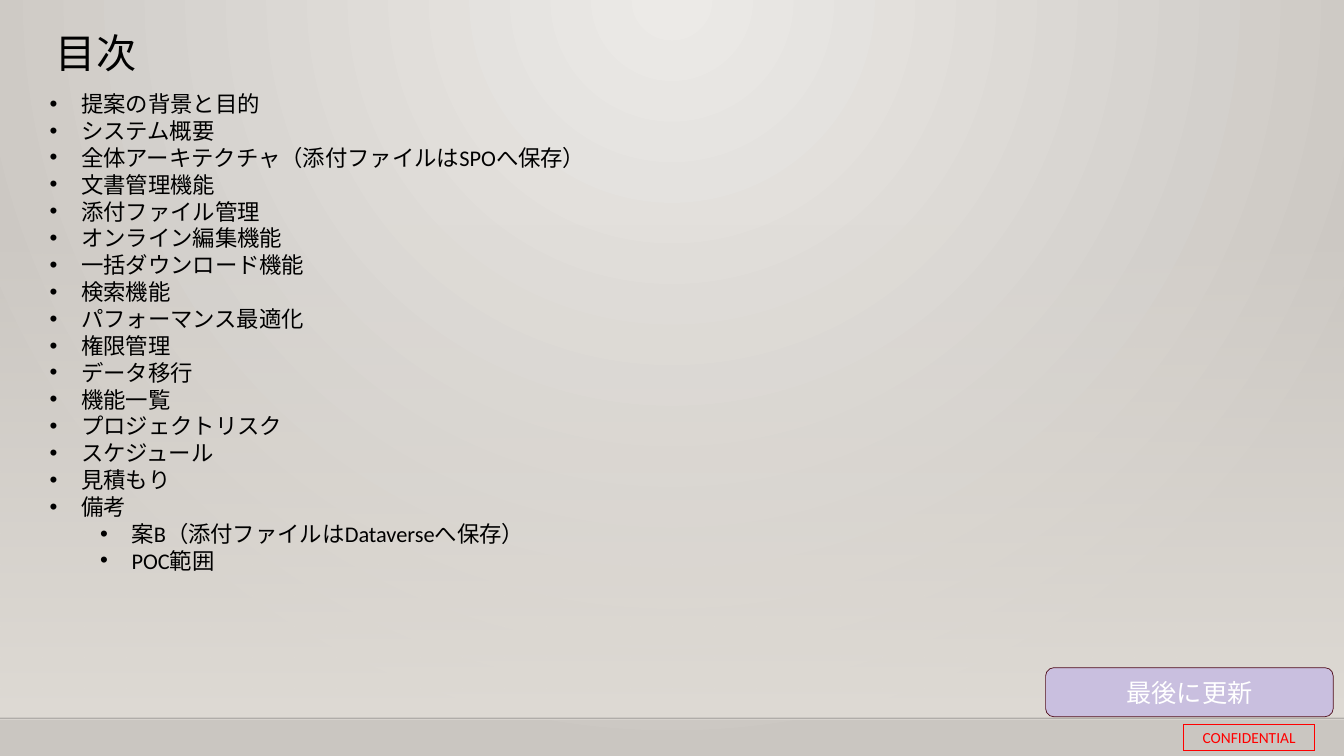
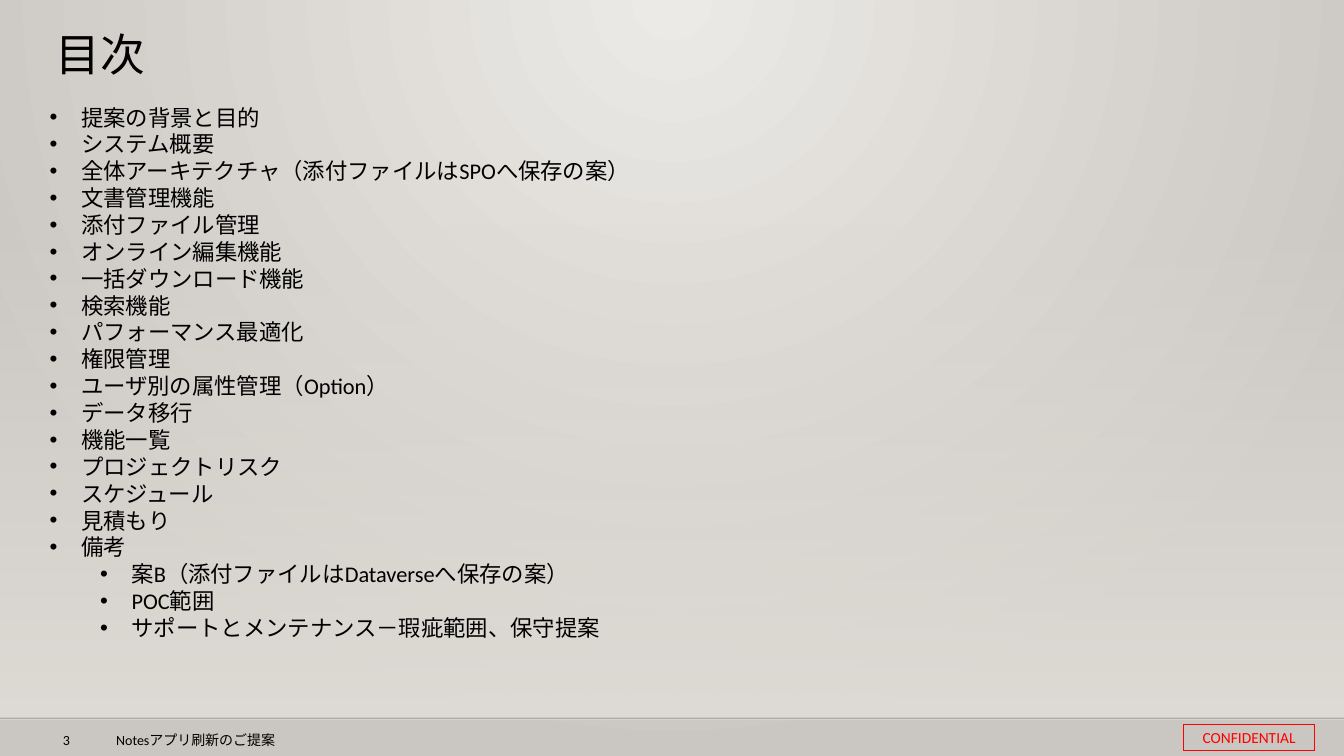
Before and after one commit to 0494938/Notes--CMS-Online, a slide deck: slide 3 of Notesアプリ刷新プロジェクト提案見積もり.pptx. Drawn at 1344x756 pixels with LibreOffice and Linux fonts; fonts in the diff are those of the drawing; background and template pictures are left out. Boxes give left, top, right and bottom in pixels: in the first picture for what was removed or moved away, otherwise in the second. Text is boxed around its words. In the diff, an @@ line names an element or a change of style, - is before the commit and + after.

```diff
--- a/Notesアプリ刷新プロジェクト提案見積もり.pptx
+++ b/Notesアプリ刷新プロジェクト提案見積もり.pptx
@@ title "目次" at (56, 33, 146, 75): size 28.8 to 32 pt @@
@@ text "提案の背景と目的": place and size @@
-text "提案の背景と目的" at (81, 93, 585, 571)
+text "提案の背景と目的" at (81, 107, 630, 638)
@@ text at (81, 160, 630, 181): text changed @@
-• 全体アーキテクチャ（添付ファイルはSPOへ保存）
+• 全体アーキテクチャ（添付ファイルはSPOへ保存の案）
@@ text at (81, 375, 389, 398): paragraph added @@
+• ユーザ別の属性管理（Option）
@@ text at (132, 563, 569, 584): text changed @@
-  • 案B（添付ファイルはDataverseへ保存）
+  • 案B（添付ファイルはDataverseへ保存の案）
@@ text at (132, 617, 600, 638): paragraph added @@
+  • サポートとメンテナンス－瑕疵範囲、保守提案
@@ rounded rectangle removed at (1046, 667, 1333, 717) @@
-最後に更新
@@ page number added at (63, 736, 70, 745), 10 pt, text #000000 @@
+3
@@ text added at (116, 733, 275, 746), 10 pt, text #000000 @@
+Notesアプリ刷新のご提案
```
Also in this commit, not shown: 26 other slides changed, 1 slide added, 19 slides removed, 2 other files.
